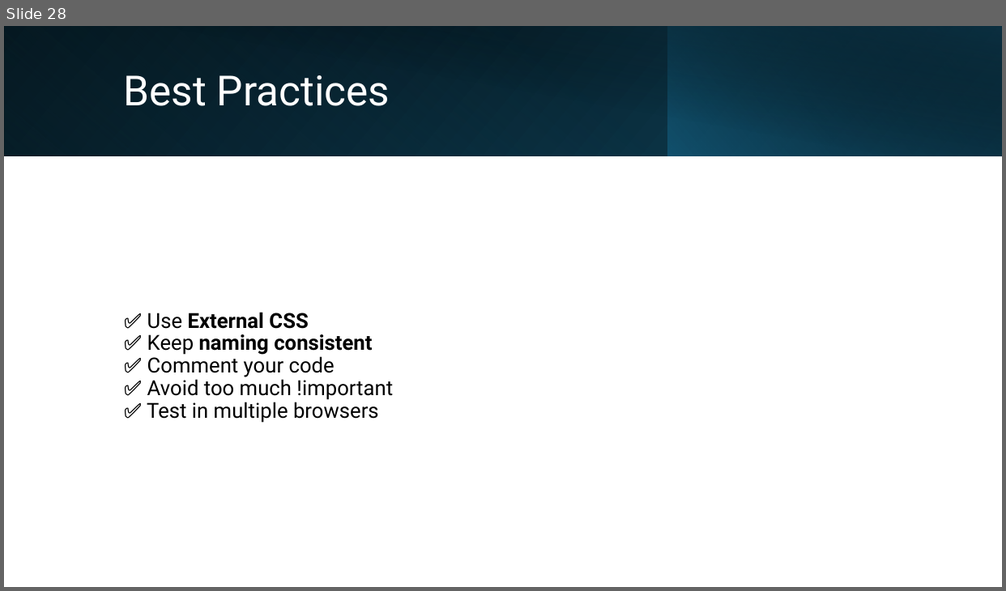
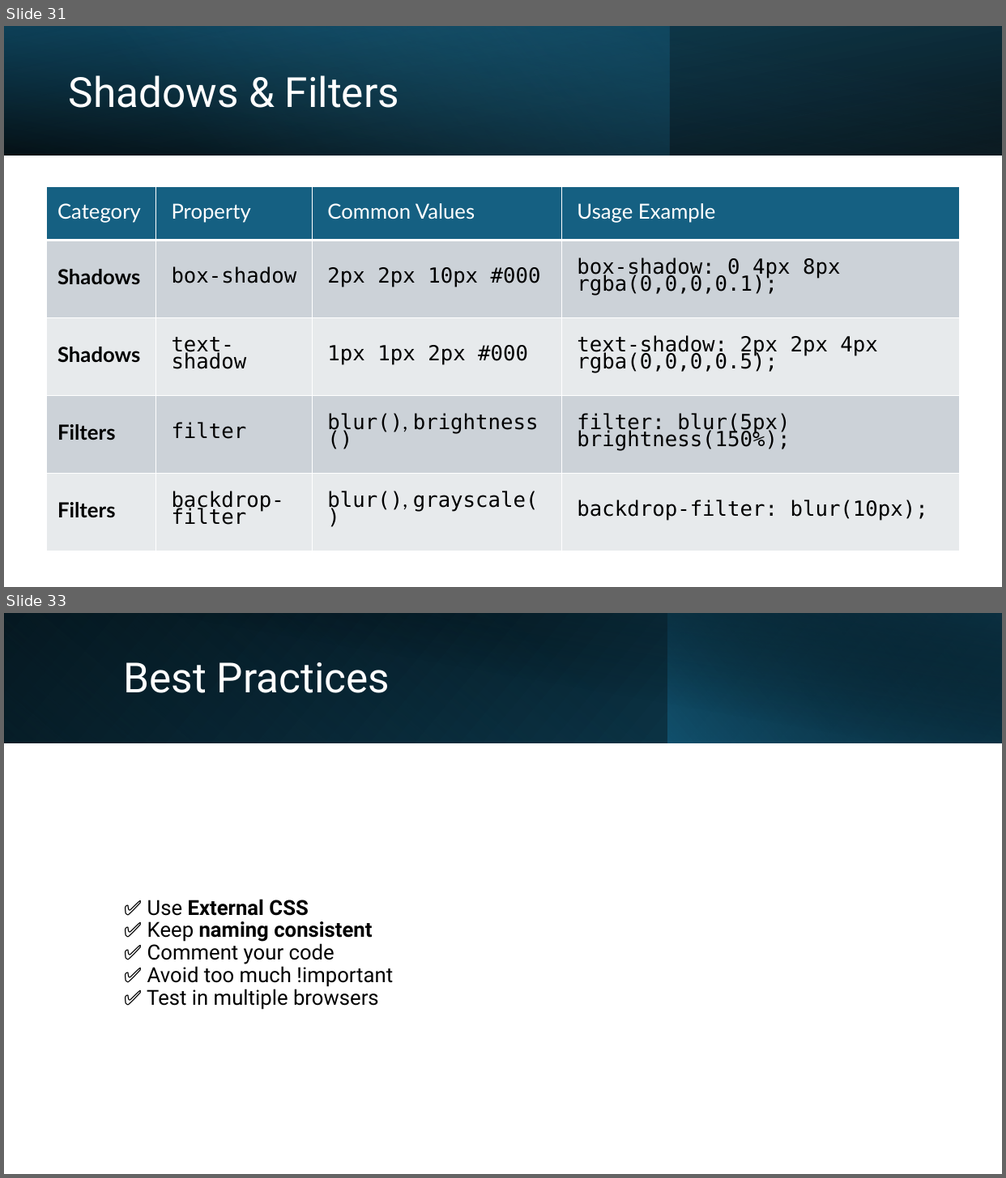
Before and after one commit to mahadi-21/Web-Development, a slide deck: CSS.pptx. Shown one above the other, each under a label of ours: slide 28 before the commit, slides 31 and 33 after it; the slides between them are not shown. The pictures are 1006x591 and 1006x1178 pixels, drawn with LibreOffice and Linux fonts; fonts in the diff are those of the drawing. Boxes give left, top, right and bottom in pixels: in the first picture for what was removed or moved away, otherwise in the second. Text is boxed around its words. In the diff, an @@ line names an element or a change of style, - is before the commit and + after.

```diff
--- a/CSS.pptx
+++ b/CSS.pptx
@@ slide 31 added at (4,26,1002,587), background #FFFFFF @@
@@ rectangle added at (4,26,1002,155), fill gradient #000000 to #104862 @@
@@ rectangle added at (4,26,670,155), fill gradient #156082 to #46B1E1 @@
@@ rectangle added at (4,26,1002,155), fill gradient #000000 to #156082 @@
@@ title added at (69,75,399,108), 40 pt, text #FFFFFF @@
+Shadows & Filters
@@ table added at (46,187,959,552), 5 rows, 4 columns @@
+Category | Property | Common Values | Usage Example
+Shadows | box-shadow | 2px 2px 10px #000 | box-shadow: 0 4px 8px rgba(0,0,0,0.1);
+Shadows | text-shadow | 1px 1px 2px #000 | text-shadow: 2px 2px 4px rgba(0,0,0,0.5);
+Filters | filter | blur(), brightness() | filter: blur(5px) brightness(150%);
+Filters | backdrop-filter | blur(), grayscale() | backdrop-filter: blur(10px);
@@ what was slide 28 is now slide 33 @@
```
Also in this commit, not shown: 7 slides changed, 11 other slides added, 7 slides removed.
